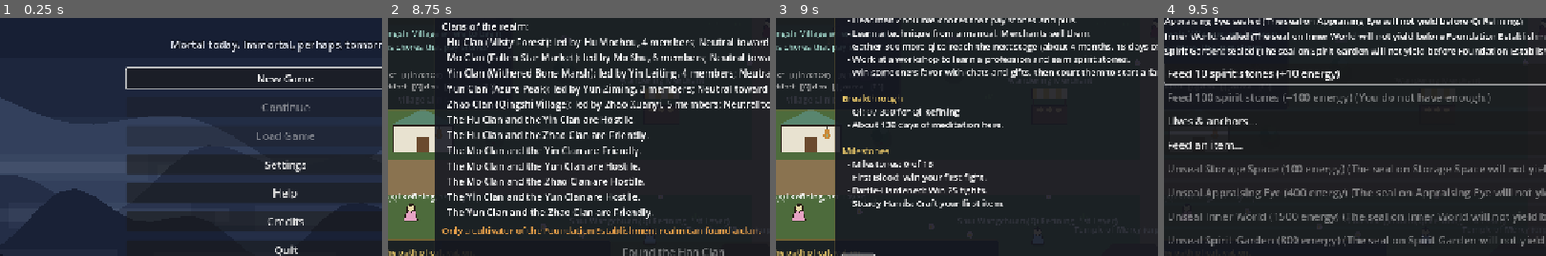
Above: before the commit, frames 1-4 (left to right).
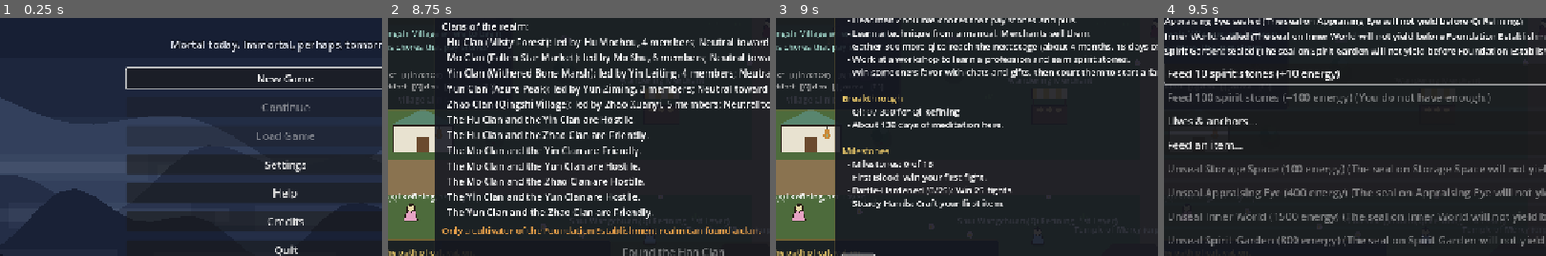
Above: after the commit, the same moments.

Repository: samridghimire/cultivation-game
Game: Godot game, scene res://src/ui/main_menu.tscn
Same seed, same stepped clock (60 frames per second), same inputs: the game is played once before the commit and once after it.
Inputs (mouse positions are % of the whole screen's width and height, from its top left):
- Up to frame 1 (0.25 s): no input
- Up to frame 2 (8.75 s): click "New Game" at 0.5 s; click "Begin" at 1.25 s; click "Reach for it." at 2 s; click "Protect those who cannot prot…" at 2.75 s; click "What are you?" at 3.5 s; click "Why me?" at 4.25 s; click "What are you?" at 5 s; click "..." at 5.75 s; click "Set out." at 6.5 s; tap Enter at 7.25 s; move the mouse to (72, 45) at 7.27 s; hold D (move_right) 7.28-8 s; tap O (toggle_artifact) at 7.35 s; click (72, 45) at 7.42 s; tap G (toggle_clan) at 7.55 s; drag from (30, 55) to (23, 31) at 8.02 s
- Up to frame 3 (9 s): move the mouse to (60, 28) at 8.77 s; hold D (move_right) from 8.78 s (still down); tap J (toggle_journal) at 8.85 s
- Up to frame 4 (9.5 s): keep holding D (move_right); tap O (toggle_artifact) at 9.05 s
The pictures show only the part of the screen within x 13-63%, y 29-79%; the shares and areas given below are measured in that part.

Frames 1-2 are identical in both runs. In frame 3, 0.4% of the frame differs, in the area x 38-62%, y 71-75%; in frame 4, nothing differs.

Commit message:
[MS-002] Milestone progress
Milestones.progress/progress_text give {current, target} for countable checks
(life_stat, item_crafted, realm as a flat stage count; yes/no checks 0 or 1 of 1,
earned = full). The character sheet and the journal show "Battle-Hardened (4/25)".

Co-Authored-By: Claude Sonnet 5.5 <noreply@anthropic.com>
Claude-Session: https://claude.ai/code/session_01YUStA7FuAx6vVumBVAu3ZF

Diff:
--- a/src/core/systems/guidance.gd
+++ b/src/core/systems/guidance.gd
@@ -216,7 +216,7 @@
 			if def.has(kind):
 				var reason := WorldEvents.check_join(data, events, c, event_id, kind, region_id)
 				_add(out, "World events", "%s: %s" % [kind.capitalize(), "you can enter" if reason == "" else reason], "normal" if reason == "" else "dim")
-	_milestone_entries(out, c, data)
+	_milestone_entries(out, c, data, flags, clan)
 	return out
 
 
@@ -268,7 +268,7 @@
 			_add(out, "Sect", "%s: again in %d days" % [name, Sects.mission_cooldown_left(c, id)], "dim")
 
 
-static func _milestone_entries(out: Array[Dictionary], c: CharacterData, data: GameData) -> void:
+static func _milestone_entries(out: Array[Dictionary], c: CharacterData, data: GameData, flags: Dictionary = {}, clan: ClanData = null) -> void:
 	if data.milestones.is_empty():
 		return
 	var earned := 0
@@ -280,7 +280,8 @@
 			pending.append(def)
 	_add(out, "Milestones", "Milestones: %d of %d" % [earned, data.milestones.size()], "normal")
 	for def in pending.slice(0, 3):
-		_add(out, "Milestones", "%s: %s" % [String(def.get("name", def["id"])), String(def.get("description", ""))], "dim")
+		var count := Milestones.progress_text(c, data, flags, clan, String(def["id"]))
+		_add(out, "Milestones", "%s%s: %s" % [String(def.get("name", def["id"])), "" if count == "" else " (%s)" % count, String(def.get("description", ""))], "dim")
 
 
 static func _commas(n: int) -> String:
--- a/src/core/systems/milestones.gd
+++ b/src/core/systems/milestones.gd
@@ -37,6 +37,49 @@
 	return false
 
 
+## Progress toward milestone `id` as {current, target}. Countable checks (life_stat,
+## item_crafted, realm as a flat stage count) report the stat against its goal; the
+## rest are 0 or 1 of 1. An earned milestone is always target/target; unknown ids give {0, 1}.
+static func progress(c: CharacterData, data: GameData, flags: Dictionary, clan: ClanData, id: String) -> Dictionary:
+	var def := data.milestone_def(id)
+	if def.is_empty():
+		return {"current": 0, "target": 1}
+	var check: Dictionary = def["check"]
+	var current := 0
+	var target := 1
+	match String(check.get("type", "")):
+		"life_stat":
+			target = maxi(1, int(check.get("min", 1)))
+			current = LifeStats.get_stat(c, String(check.get("stat", "")))
+		"item_crafted":
+			target = maxi(1, int(check.get("min", 1)))
+			current = LifeStats.get_stat(c, "items_crafted")
+		"realm":
+			var realm_index := data.realm_index_of(String(check.get("realm", "")))
+			if realm_index >= 0:
+				target = stage_total(data, realm_index) + int(check.get("stage", 0))
+				current = stage_total(data, c.realm_index) + c.stage
+		_:
+			current = 1 if is_met(c, data, flags, clan, check) else 0
+	if c.milestones.has(id):
+		return {"current": target, "target": target}
+	return {"current": clampi(current, 0, target), "target": target}
+
+
+## Stages in all realms before `realm_index`, so realm + stage becomes one flat count.
+static func stage_total(data: GameData, realm_index: int) -> int:
+	var total := 0
+	for i in mini(realm_index, data.realms.size()):
+		total += data.realms[i].stage_count()
+	return total
+
+
+## "4/25" when the milestone is countable (target above 1), else "".
+static func progress_text(c: CharacterData, data: GameData, flags: Dictionary, clan: ClanData, id: String) -> String:
+	var p := progress(c, data, flags, clan, id)
+	return "%d/%d" % [p["current"], p["target"]] if int(p["target"]) > 1 else ""
+
+
 ## Marks every newly reached milestone as earned and returns their defs, in file order.
 static func award(c: CharacterData, data: GameData, flags: Dictionary, clan: ClanData = null) -> Array[Dictionary]:
 	var earned: Array[Dictionary] = []
--- a/src/ui/character_sheet.gd
+++ b/src/ui/character_sheet.gd
@@ -233,7 +233,8 @@
 			t += "  %s: %s\n" % [def["name"], def.get("description", "")]
 		elif upcoming < 3:
 			upcoming += 1
-			t += "  [color=#888888]%s[/color]\n" % def["name"]
+			var count := Milestones.progress_text(p, data, GameState.world_flags, GameState.clan, mid)
+			t += "  [color=#888888]%s%s[/color]\n" % [def["name"], "" if count == "" else " (%s)" % count]
 	t += "\n[color=#888888]Press [I] for your inventory and [K] for techniques.[/color]"
 	_text.text = t
 
--- a/tests/unit/test_milestones.gd
+++ b/tests/unit/test_milestones.gd
@@ -57,3 +57,44 @@
 	var d := new_character().to_dict()
 	d.erase("milestones")
 	assert_eq(CharacterData.from_dict(d).milestones.size(), 0)
+
+
+# --- MS-002: progress ---------------------------------------------------------
+
+func test_progress_counts_stats_and_stages() -> void:
+	var c := new_character()
+	var crafted := Milestones.progress(c, data(), {}, null, "alchemist")
+	for def in data().milestones:
+		var p := Milestones.progress(c, data(), {}, null, String(def["id"]))
+		assert_true(int(p["target"]) >= 1 and int(p["current"]) <= int(p["target"]), String(def["id"]))
+	assert_eq(Milestones.progress(c, data(), {}, null, "no_such")["target"], 1)
+	assert_true(crafted.has("current"))
+	var check := {"type": "life_stat", "stat": "fights_won", "min": 25}
+	var d := GameData.load_from_dir()
+	d.milestones = [_milestone("a", check), _milestone("b", {"type": "item_crafted", "min": 5}), _milestone("c", {"type": "realm", "realm": "foundation_establishment", "stage": 2}), _milestone("d", {"type": "flag", "flag": "f"}), _milestone("e", {"type": "married"}), _milestone("f", {"type": "sect_joined"}), _milestone("g", {"type": "clan_founded"})]
+	LifeStats.add(c, "fights_won", 4)
+	LifeStats.add(c, "items_crafted", 7)
+	assert_eq(Milestones.progress(c, d, {}, null, "a"), {"current": 4, "target": 25})
+	assert_eq(Milestones.progress(c, d, {}, null, "b"), {"current": 5, "target": 5}, "capped at the target")
+	assert_eq(Milestones.progress_text(c, d, {}, null, "a"), "4/25")
+	assert_eq(Milestones.progress_text(c, d, {}, null, "d"), "", "yes/no checks have no count")
+	var qr := data().realm_index_of("qi_refining")
+	var fe := data().realm_index_of("foundation_establishment")
+	c.realm_index = qr
+	c.stage = 3
+	var before: int = Milestones.progress(c, d, {}, null, "c")["current"]
+	var target: int = Milestones.progress(c, d, {}, null, "c")["target"]
+	assert_eq(before, Milestones.stage_total(data(), qr) + 3)
+	assert_eq(target, Milestones.stage_total(data(), fe) + 2)
+	c.realm_index = fe
+	c.stage = 1
+	assert_eq(Milestones.progress(c, d, {}, null, "c")["current"], target - 1)
+	assert_eq(Milestones.progress(c, d, {"f": true}, null, "d"), {"current": 1, "target": 1})
+	assert_eq(Milestones.progress(c, d, {}, null, "e"), {"current": 0, "target": 1})
+	c.spouses.append("x")
+	c.sect = {"id": "azure_cloud_sect", "rank": 0, "contribution": 0}
+	assert_eq(Milestones.progress(c, d, {}, ClanData.new(), "e")["current"], 1)
+	assert_eq(Milestones.progress(c, d, {}, ClanData.new(), "f")["current"], 1)
+	assert_eq(Milestones.progress(c, d, {}, ClanData.new(), "g")["current"], 1)
+	c.milestones.append("a")
+	assert_eq(Milestones.progress(c, d, {}, null, "a"), {"current": 25, "target": 25}, "earned shows full")
